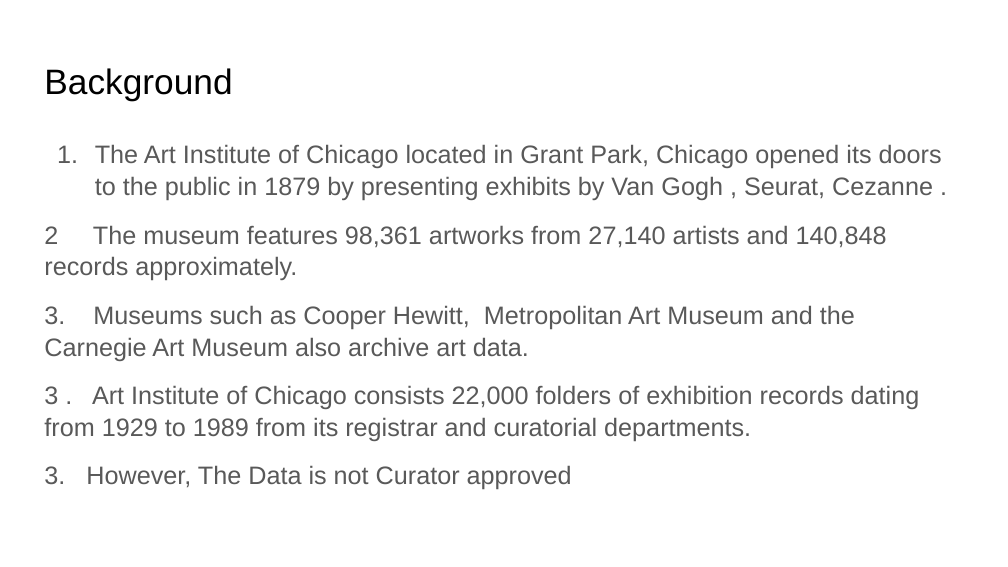
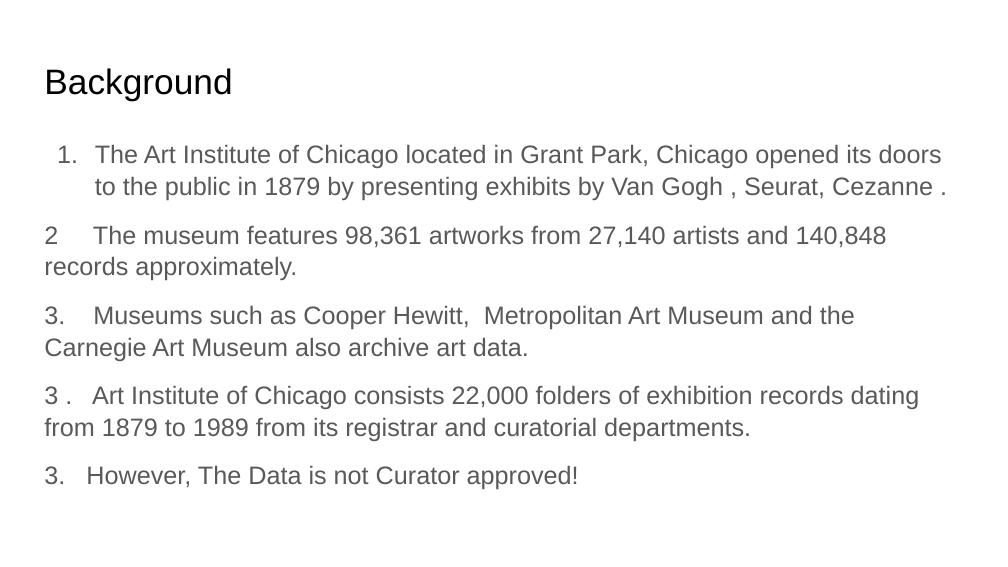
Before and after one commit to IITTeaching/cs520-f23-group-23, a slide deck: slide 2 of main-520-project/CS 520 Data Curation.pptx. Drawn at 1008x567 pixels with LibreOffice and Linux fonts; fonts in the diff are those of the drawing. Boxes give left, top, right and bottom in pixels: in the first picture for what was removed or moved away, otherwise in the second. Text is boxed around its words. In the diff, an @@ line names an element or a change of style, - is before the commit and + after.

```diff
--- a/main-520-project/CS 520 Data Curation.pptx
+++ b/main-520-project/CS 520 Data Curation.pptx
@@ text at box(44, 385, 920, 489): text changed @@
-3 . Art Institute of Chicago consists 22,000 folders of exhibition records dating from 1929 to 1989 from its registrar and curatorial departments.
-3. However, The Data is not Curator approved
+3 . Art Institute of Chicago consists 22,000 folders of exhibition records dating from 1879 to 1989 from its registrar and curatorial departments.
+3. However, The Data is not Curator approved!
```
Also in this commit, not shown: 6 other slides changed.
